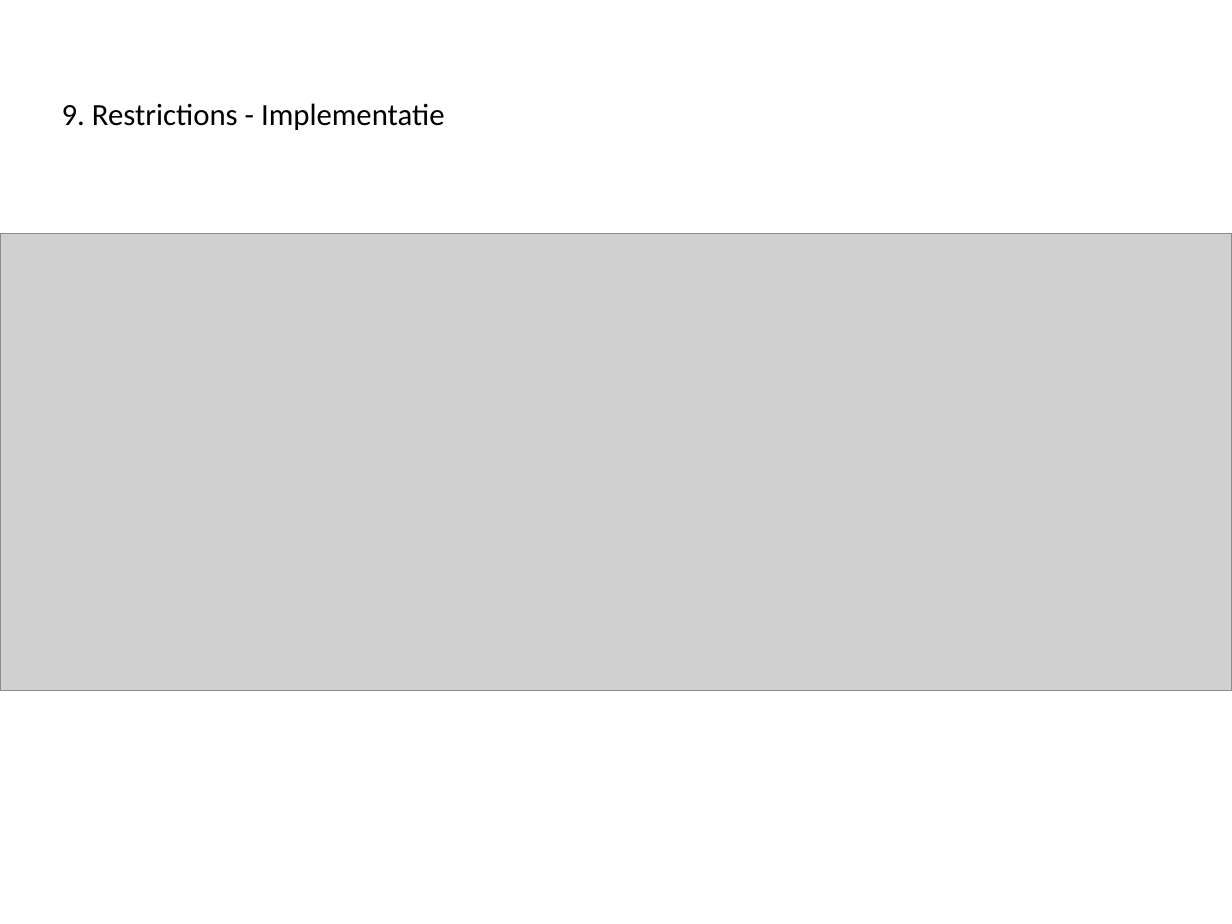
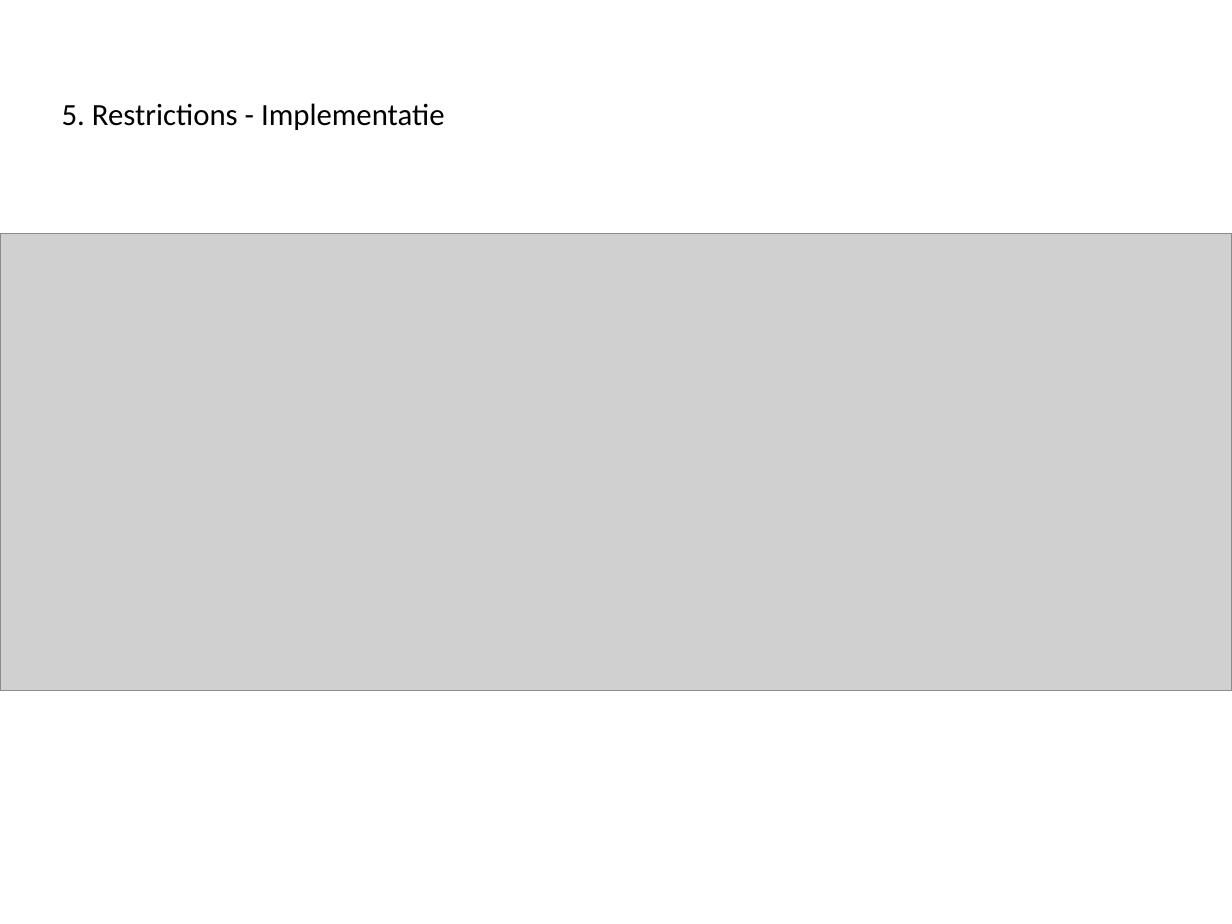
Before and after one commit to Novarg1/SWOP21, a slide deck: slide 12 of presentatie/Presentatie_Iteratie3_aanpassingenWonne21h59.ppt (slide 24 before the commit). Drawn at 1232x924 pixels with LibreOffice and Linux fonts; fonts in the diff are those of the drawing; grey boxes stand for pictures. Boxes give left, top, right and bottom in pixels: in the first picture for what was removed or moved away, otherwise in the second. Text is boxed around its words. In the diff, an @@ line names an element or a change of style, - is before the commit and + after.

```diff
--- a/presentatie/Presentatie_Iteratie3_aanpassingenWonne21h59.ppt
+++ b/presentatie/Presentatie_Iteratie3_aanpassingenWonne21h59.ppt
@@ title at <box>62,103,445,130</box>: text changed @@
-9. Restrictions - Implementatie
+5. Restrictions - Implementatie
```
Also in this commit, not shown: 18 other slides changed, 1 slide added.
